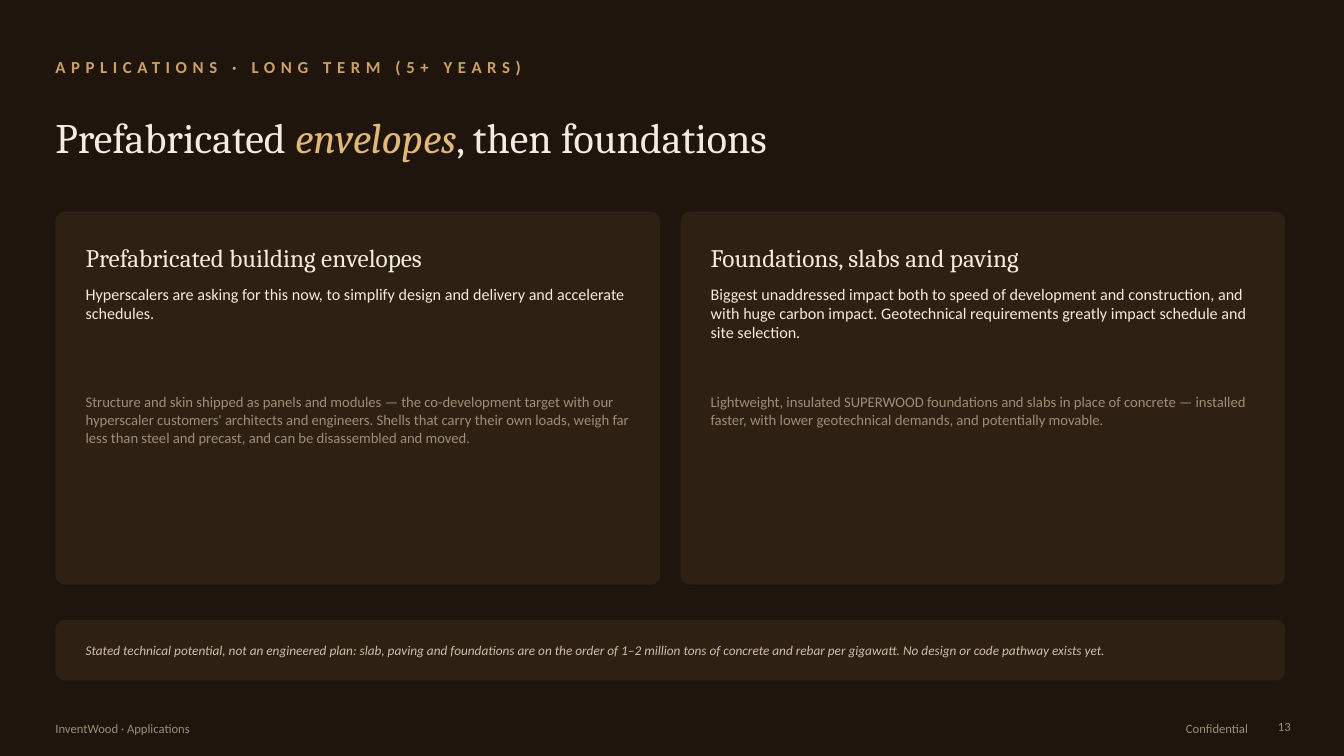
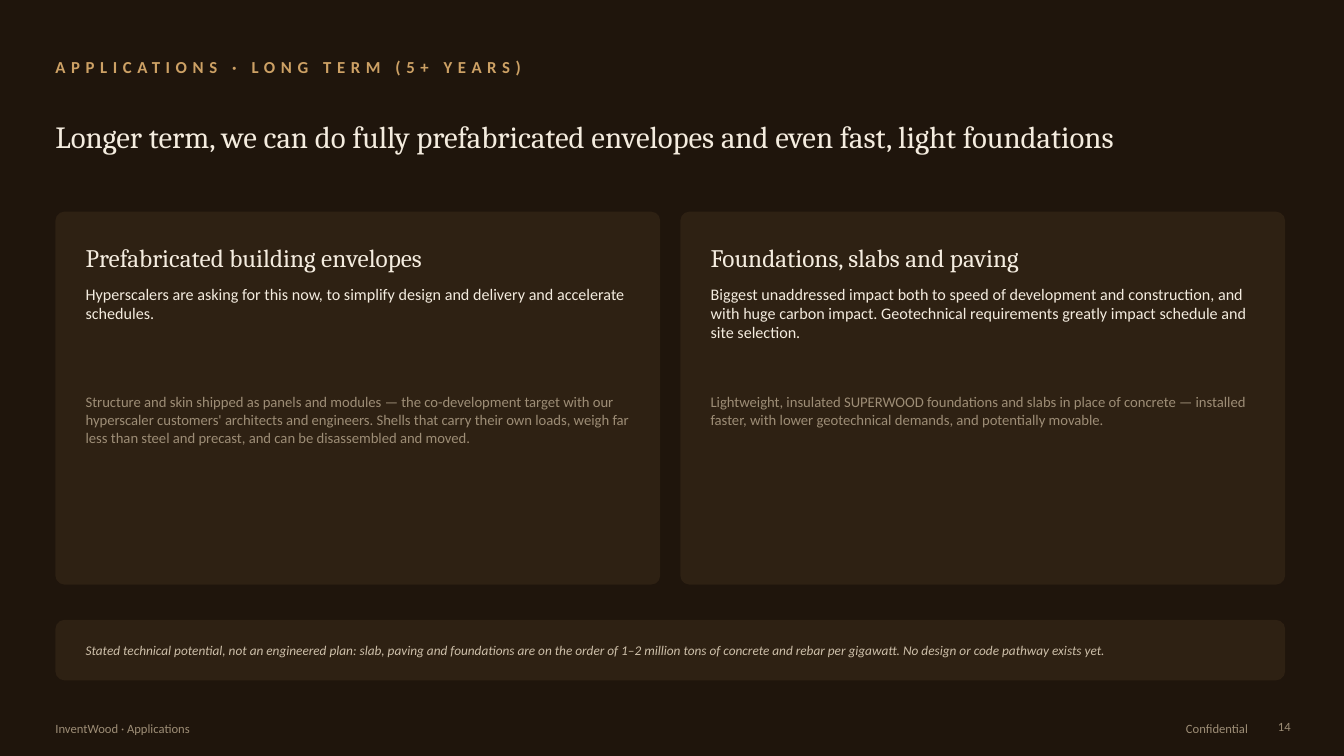
Before and after one commit to alau-hi/decks, a slide deck: slide 14 of superwood-datacenter-investor/SUPERWOOD-for-Data-Centers-Companion.pptx (slide 13 before the commit). Drawn at 1344x756 pixels with LibreOffice and Linux fonts; fonts in the diff are those of the drawing. Boxes give left, top, right and bottom in pixels: in the first picture for what was removed or moved away, otherwise in the second. Text is boxed around its words. In the diff, an @@ line names an element or a change of style, - is before the commit and + after.

```diff
--- a/superwood-datacenter-investor/SUPERWOOD-for-Data-Centers-Companion.pptx
+++ b/superwood-datacenter-investor/SUPERWOOD-for-Data-Centers-Companion.pptx
@@ text at (55,126,1114,155): text changed; size 30 to 22 pt @@
-Prefabricated envelopes, then foundations
+Longer term, we can do fully prefabricated envelopes and even fast, light foundations
@@ page number at (1278,723,1291,731): text changed @@
-13
+14
```
Also in this commit, not shown: 14 other slides changed, 2 slides added, 6 other files.
